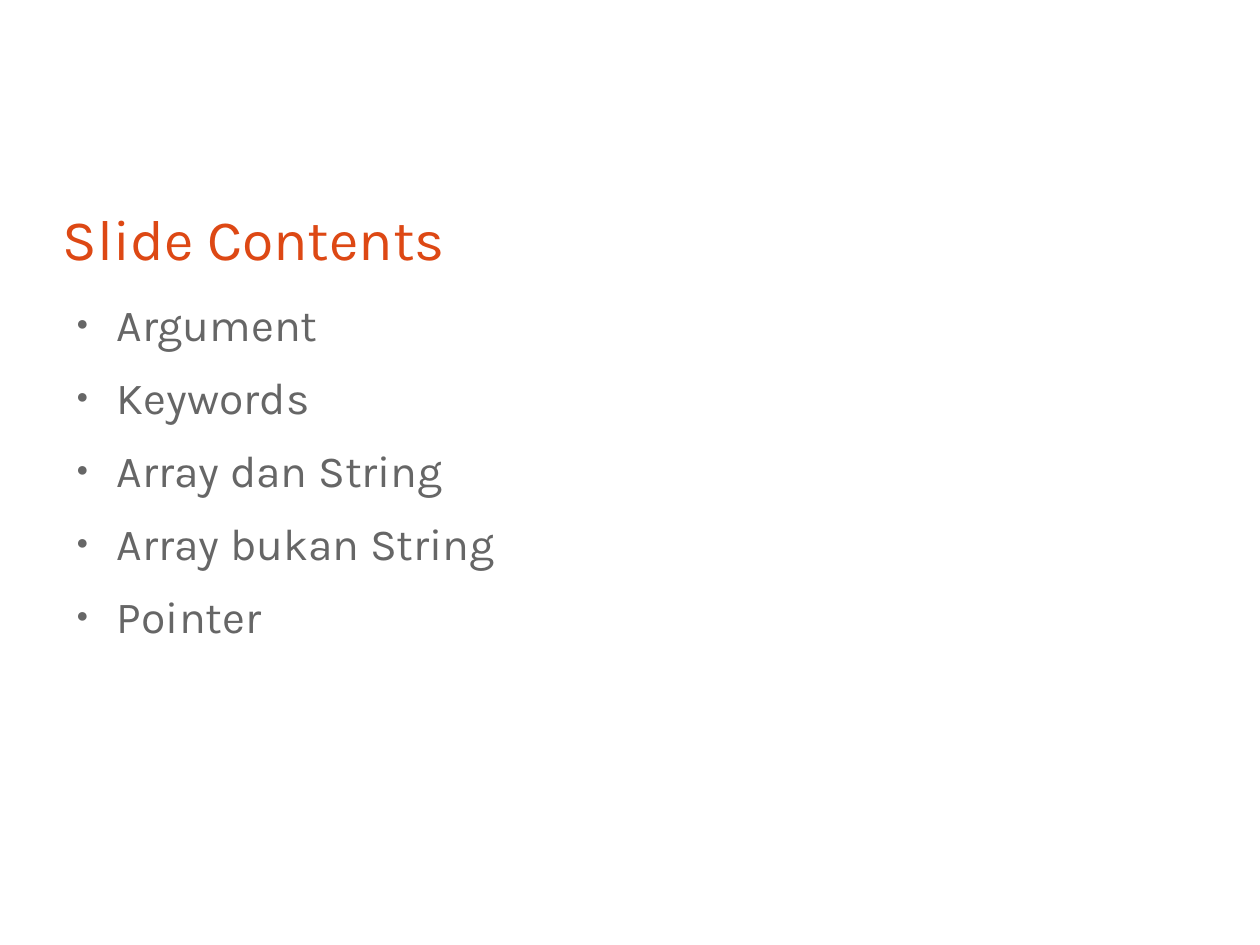
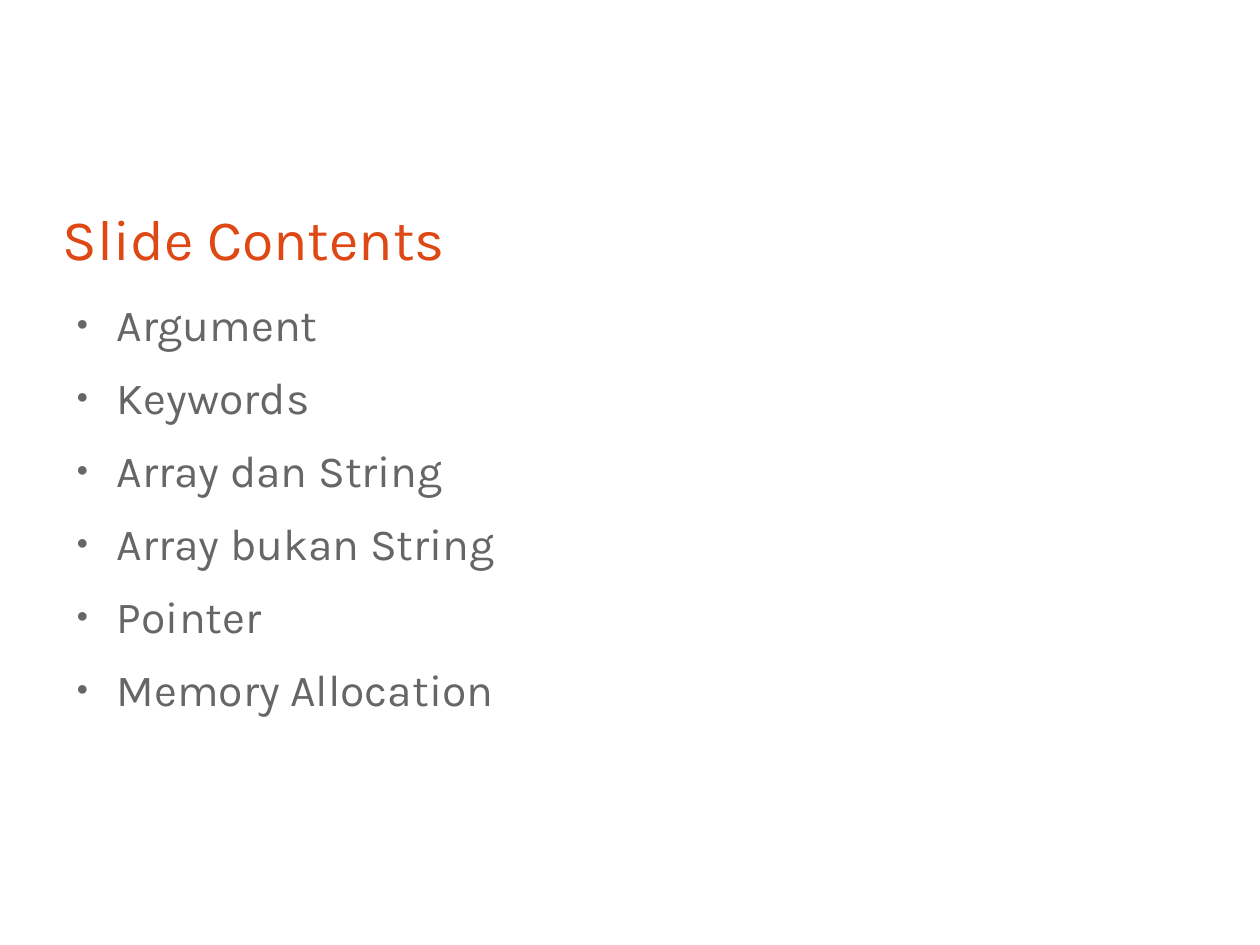
Before and after one commit to bagustris/prokom-tf, a slide deck: slide 2 of prokom4.odp. Drawn at 1260x945 pixels with LibreOffice and Linux fonts; fonts in the diff are those of the drawing. Boxes give left, top, right and bottom in pixels: in the first picture for what was removed or moved away, otherwise in the second. Text is boxed around its words. In the diff, an @@ line names an element or a change of style, - is before the commit and + after.

```diff
--- a/prokom4.odp
+++ b/prokom4.odp
@@ text at [117,675,493,717]: paragraph added @@
+● Memory Allocation
```
Also in this commit, not shown: 1 other slide changed.
